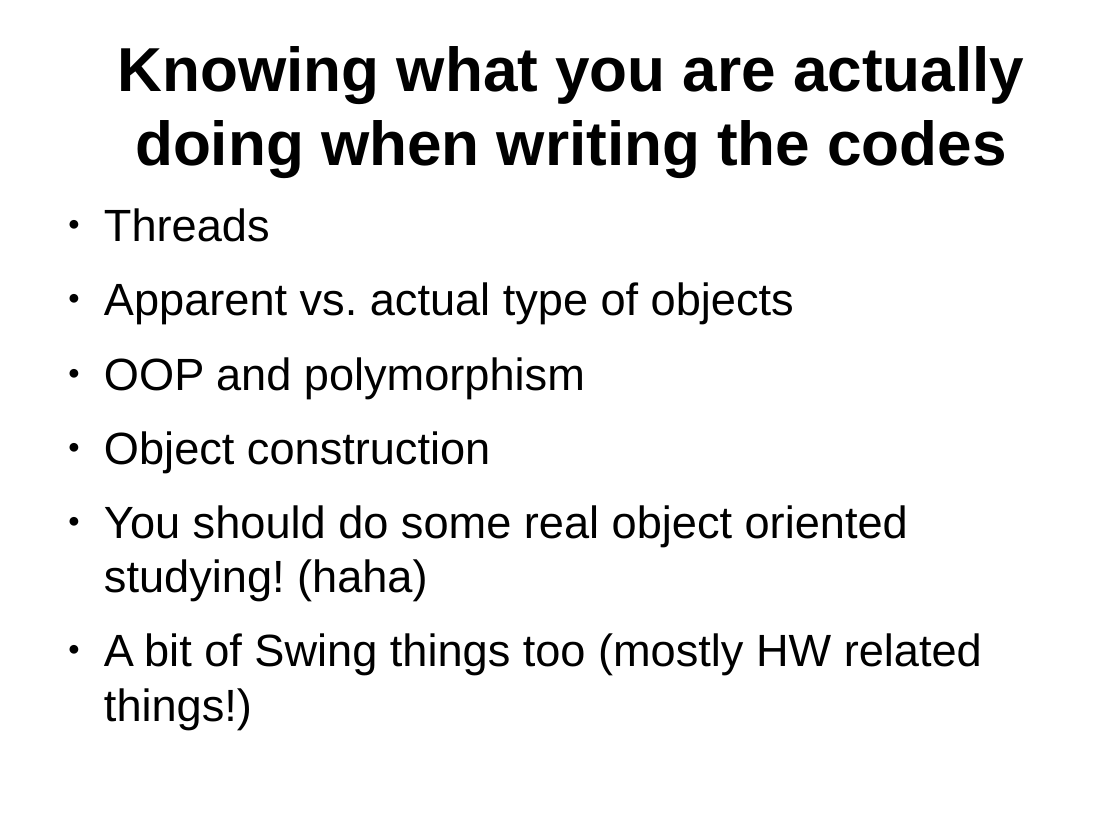
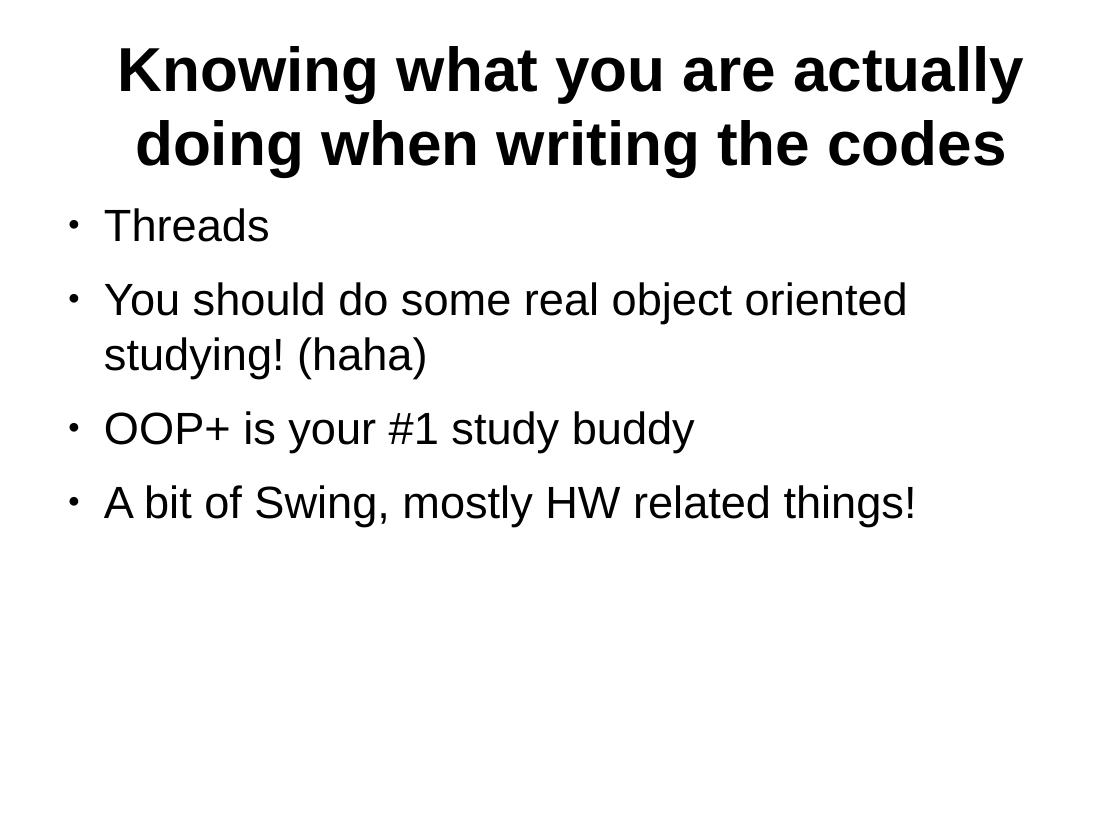
Before and after one commit to yv444/cse219-review, a slide deck: slide 7 of midterm_review.odp. Drawn at 1120x840 pixels with LibreOffice and Linux fonts; fonts in the diff are those of the drawing. Boxes give left, top, right and bottom in pixels: in the first picture for what was removed or moved away, otherwise in the second. Text is boxed around its words. In the diff, an @@ line names an element or a change of style, - is before the commit and + after.

```diff
--- a/midterm_review.odp
+++ b/midterm_review.odp
@@ text at bbox=[104, 282, 794, 472]: paragraphs removed @@
-● Apparent vs. actual type of objects
-● OOP and polymorphism
-● Object construction
@@ text at bbox=[104, 411, 917, 527]: text changed @@
-● A bit of Swing things too (mostly HW related things!)
+● OOP+ is your #1 study buddy
+● A bit of Swing, mostly HW related things!
```
Also in this commit, not shown: 2 other slides changed, 9 slides added, 2 other files.
